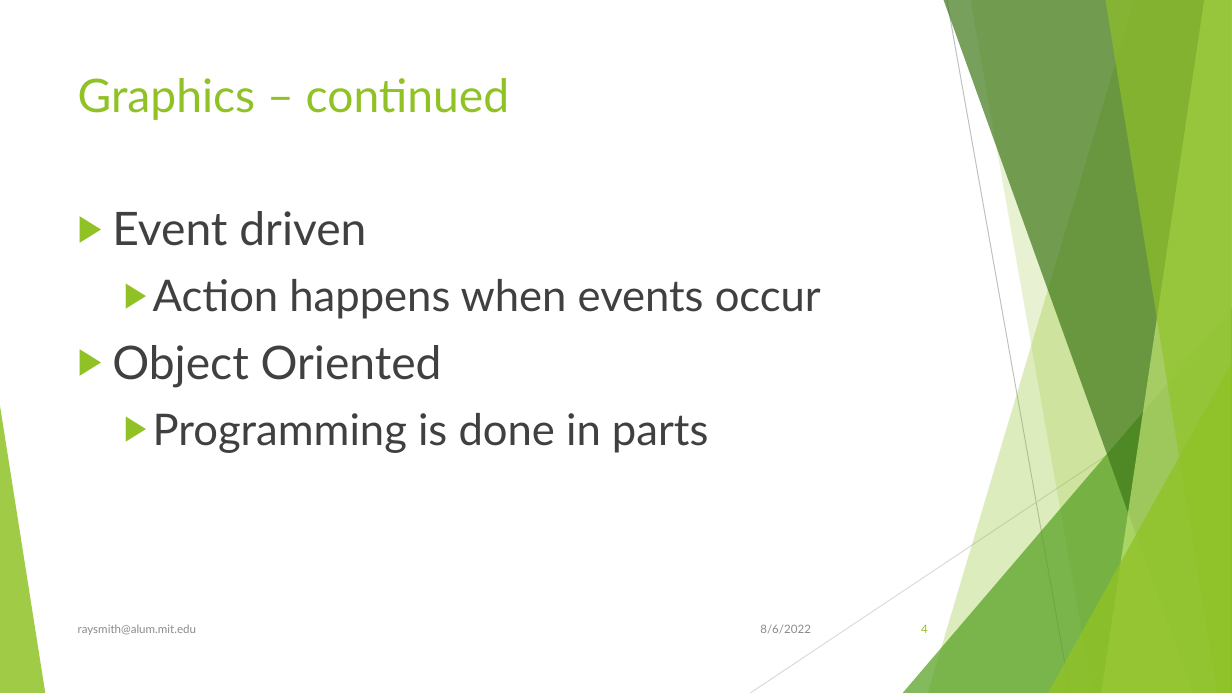
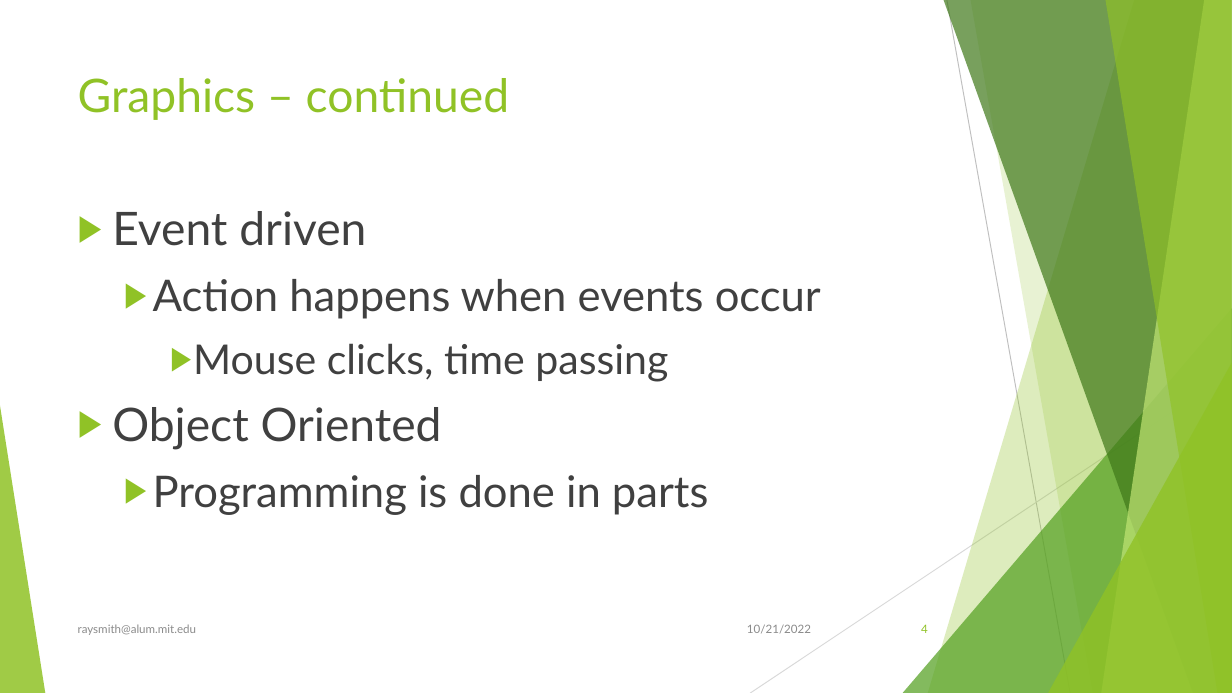
Before and after one commit to raysmith619/Introduction-To-Programming, a slide deck: slide 4 of presentation/Class_7_Graphics/Class_7_Graphics.pptx. Drawn at 1232x693 pixels with LibreOffice and Linux fonts; fonts in the diff are those of the drawing. Boxes give left, top, right and bottom in pixels: in the first picture for what was removed or moved away, otherwise in the second. Text is boxed around its words. In the diff, an @@ line names an element or a change of style, - is before the commit and + after.

```diff
--- a/presentation/Class_7_Graphics/Class_7_Graphics.pptx
+++ b/presentation/Class_7_Graphics/Class_7_Graphics.pptx
@@ text at [193, 343, 668, 382]: paragraph added @@
+    ▶ Mouse clicks, time passing
@@ text at [747, 624, 811, 633]: text changed @@
-8/6/2022
+10/21/2022
```
Also in this commit, not shown: 10 other slides changed, 1 slide added.
